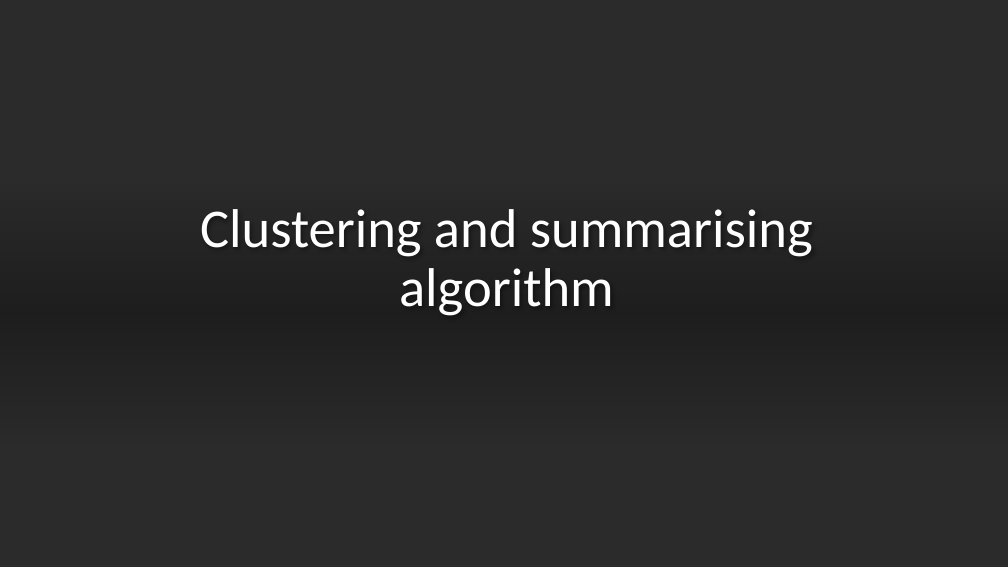
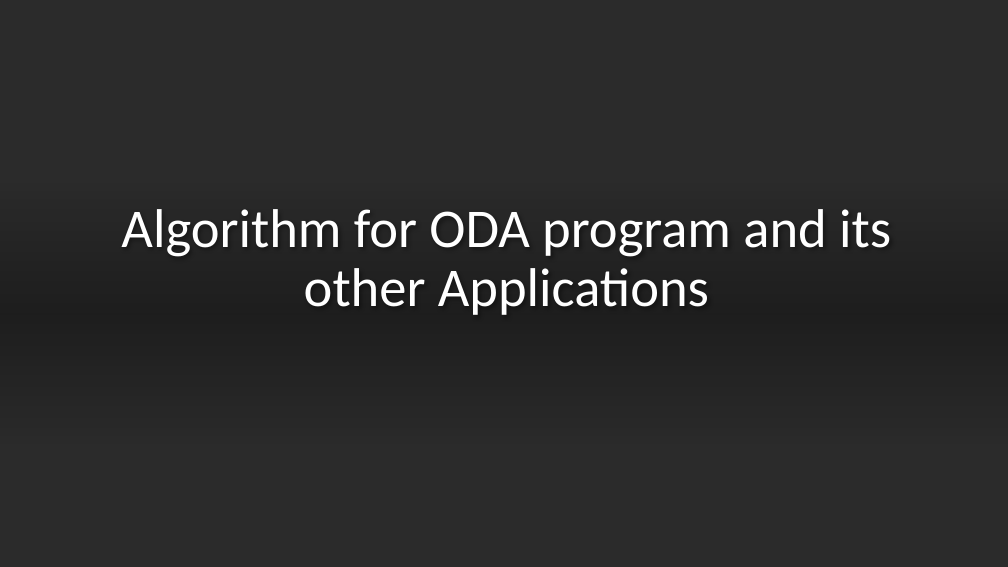
Before and after one commit to Ausaf1996/Ford-motor-company-projects, a slide deck: slide 1 of Ford marketing presentation.pptx. Drawn at 1008x567 pixels with LibreOffice and Linux fonts; fonts in the diff are those of the drawing; background and template pictures are left out; a plain dark background stands for a picture behind light text. Boxes give left, top, right and bottom in pixels: in the first picture for what was removed or moved away, otherwise in the second. Text is boxed around its words. In the diff, an @@ line names an element or a change of style, - is before the commit and + after.

```diff
--- a/Ford marketing presentation.pptx
+++ b/Ford marketing presentation.pptx
@@ title at (121,209,891,315): text changed @@
-Clustering and summarising algorithm
+Algorithm for ODA program and its other Applications
```
Also in this commit, not shown: 4 other slides changed, 3 slides added, 5 slides removed, 1 other file.
